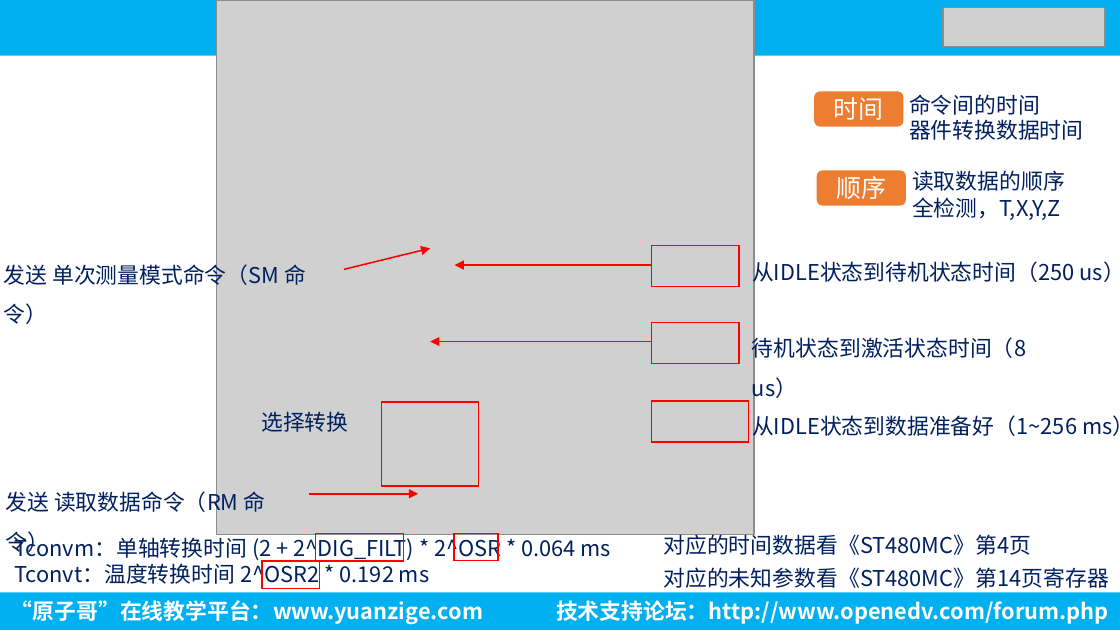
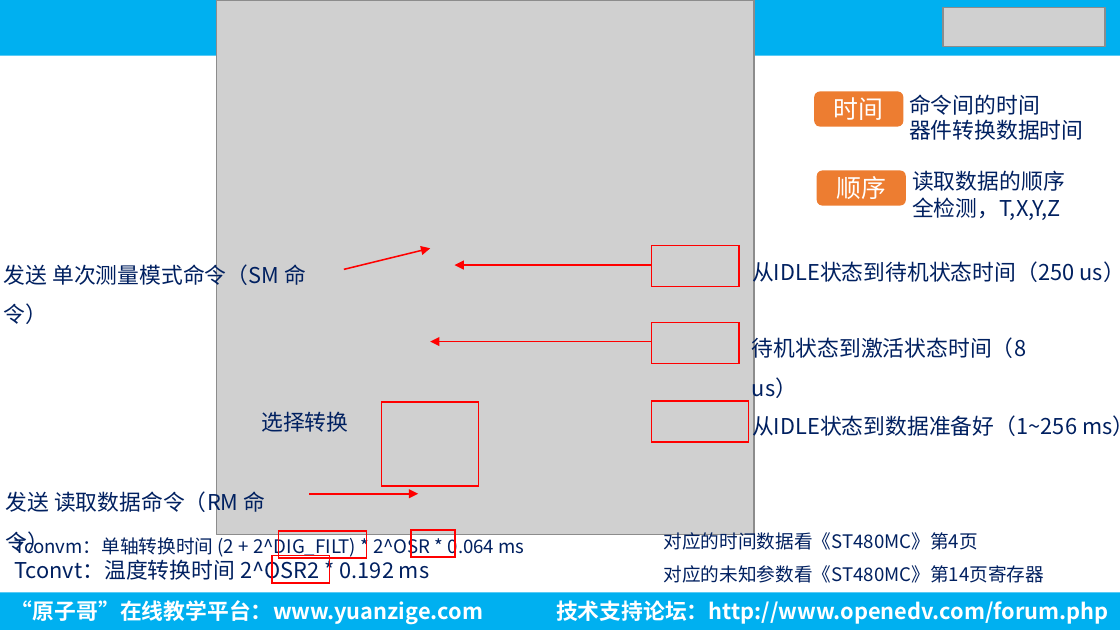
Before and after one commit to Deng-JH666/learning-notes, a slide deck: slide 7 of PPT/PPT【正点原子】手把手教你学STM32 HAL库（全系列）/2. 入门篇/34，IIC/4，磁力计实验/课件/磁力计实验.pptx. Drawn at 1120x630 pixels with LibreOffice and Linux fonts; fonts in the diff are those of the drawing; grey boxes stand for pictures. Boxes give left, top, right and bottom in pixels: in the first picture for what was removed or moved away, otherwise in the second. Text is boxed around its words. In the diff, an @@ line names an element or a change of style, - is before the commit and + after.

```diff
--- a/PPT/PPT【正点原子】手把手教你学STM32 HAL库（全系列）/2. 入门篇/34，IIC/4，磁力计实验/课件/磁力计实验.pptx
+++ b/PPT/PPT【正点原子】手把手教你学STM32 HAL库（全系列）/2. 入门篇/34，IIC/4，磁力计实验/课件/磁力计实验.pptx
@@ text at bbox=[14, 534, 524, 559]: size 14 to 12 pt in "Tconvm：单轴转换时间 (2 + 2^DIG_FILT) * 2^OSR * ..." @@
@@ rectangle: place and size @@
-rectangle at bbox=[316, 533, 404, 560]
+rectangle at bbox=[278, 531, 366, 558]
@@ rectangle: place and size @@
-rectangle at bbox=[454, 533, 497, 560]
+rectangle at bbox=[411, 530, 455, 557]
@@ text "对应的时间数据看《ST480MC》第4页" at bbox=[664, 529, 978, 550]: size 14 to 12 pt @@
@@ rectangle: place and size @@
-rectangle at bbox=[262, 561, 319, 588]
+rectangle at bbox=[272, 556, 329, 582]
@@ text "对应的未知参数看《ST480MC》第14页寄存器" at bbox=[664, 565, 1045, 583]: size 14 to 12 pt @@
```
Also in this commit, not shown: 1 other slide changed, 9 other files.
